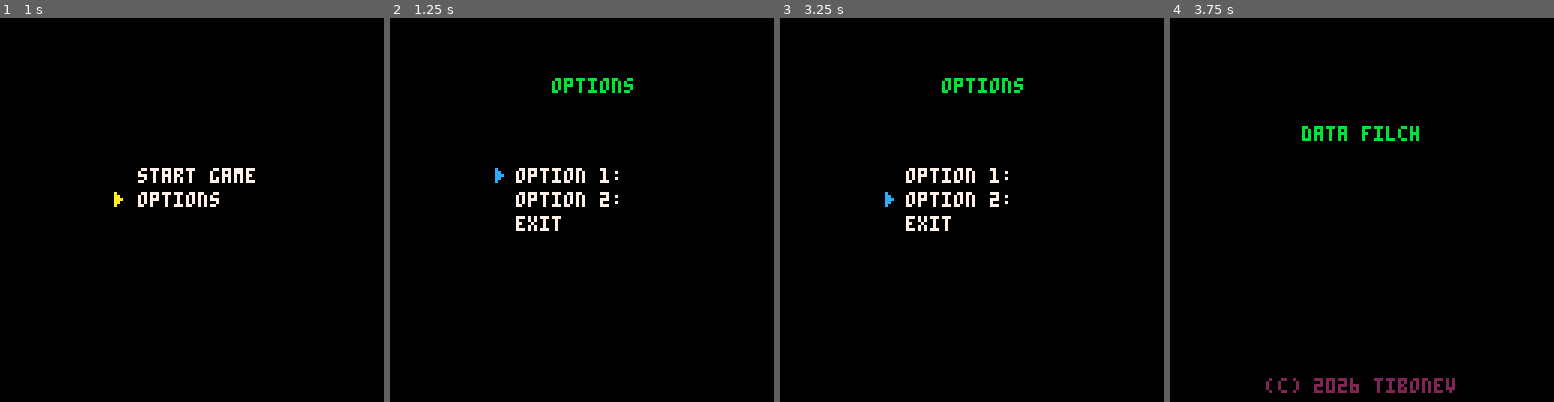
Above: before the commit, frames 1-4 (left to right).
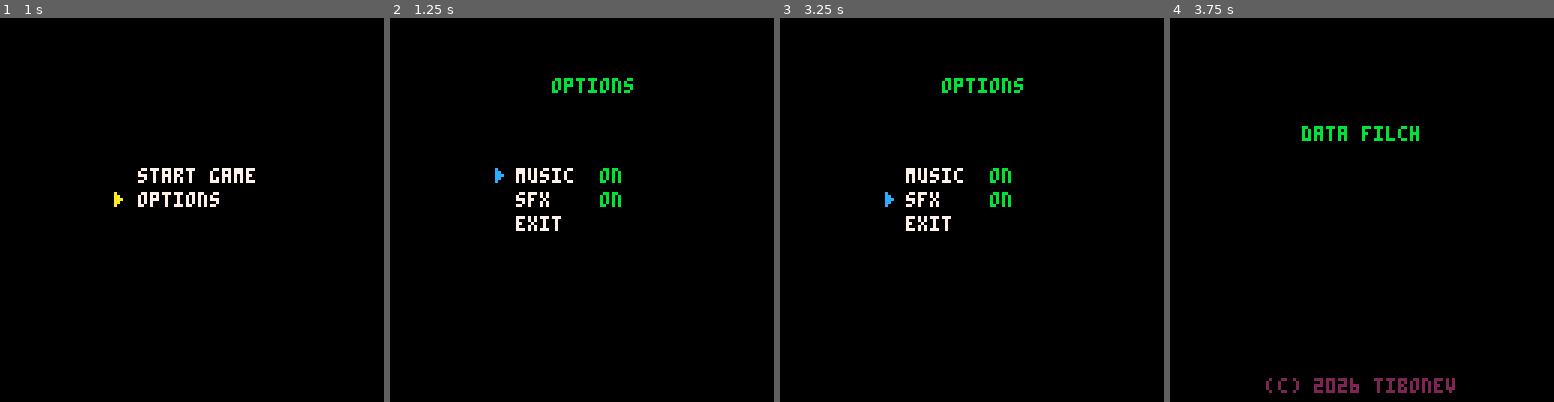
Above: after the commit, the same moments.

Repository: jflores82/data-filch
Game: PICO-8 cartridge df_01.p8
Same seed, same stepped clock (60 frames per second), same inputs: the game is played once before the commit and once after it.
Inputs:
- Up to frame 1 (1 s): tap O (Z key) at 0.33 s; tap Down at 0.7 s
- Up to frame 2 (1.25 s): tap O (Z key) at 1.07 s
- Up to frame 3 (3.25 s): hold Up 1.97-2.63 s; tap O (Z key) at 2.22 s; hold Right 2.68-3.02 s; hold Down from 3.07 s (still down)
- Up to frame 4 (3.75 s): tap O (Z key) at 3.72 s; release Down at 3.73 s

Frame 1 is identical in both runs. In frame 2, 0.8% of the frame differs, in the area x 32-61%, y 39-50%; in frame 3, 0.8%; in frame 4, nothing differs.

Commit message:
feat: options screen and level system
feature: options screen is done.
started adding level system.

Diff:
--- a/df_01.p8
+++ b/df_01.p8
@@ -1,7 +1,7 @@
 pico-8 cartridge // http://www.pico-8.com
 version 42
 __lua__
---dragon_fire_clone
+--Data Filch
 --by tibonev
 
 -- debug -- REMEMBER TO DISABLE BEFORE RELEASE --
@@ -70,6 +70,8 @@
 	player_general = {
 		score = 0,
 		lives = 3,
+		music = 1,
+		sfx = 1
 	}
 
 	player_top = {
@@ -1083,6 +1085,16 @@
 			if(btnp(4)) then
 				if(self.i == 2) then state_switch(game_states.title_screen) end
 			end
+
+			if(btnp(0)) then
+				if(self.i == 0) then player_general.music = 0 end
+				if(self.i == 1) then player_general.sfx = 0 end
+			end
+
+			if(btnp(1)) then
+				if(self.i == 0) then player_general.music = 1 end
+				if(self.i == 1) then player_general.sfx = 1 end
+			end
 		end,
 
 		draw = function(self)
@@ -1092,11 +1104,23 @@
 			cls()
 			print("options", 54, 20, 11)
 
-			print("option 1:", 42, y, 7)
-			print("option 2:", 42, y+8, 7)
+			print("music", 42, y, 7)
+			print("sfx", 42, y+8, 7)
 			print("exit", 42, y+16, 7)
 
 			print(chr(23), 35, ychr, 12)
+
+			if(player_general.music == 1) then
+				print("on", 70, y, 11)
+			else
+				print("off", 70, y, 10)
+			end
+
+			if(player_general.sfx == 1) then
+				print("on", 70, y+8, 11)
+			else
+				print("off", 70, y+8, 10)
+			end
 
 		end,
 	}
